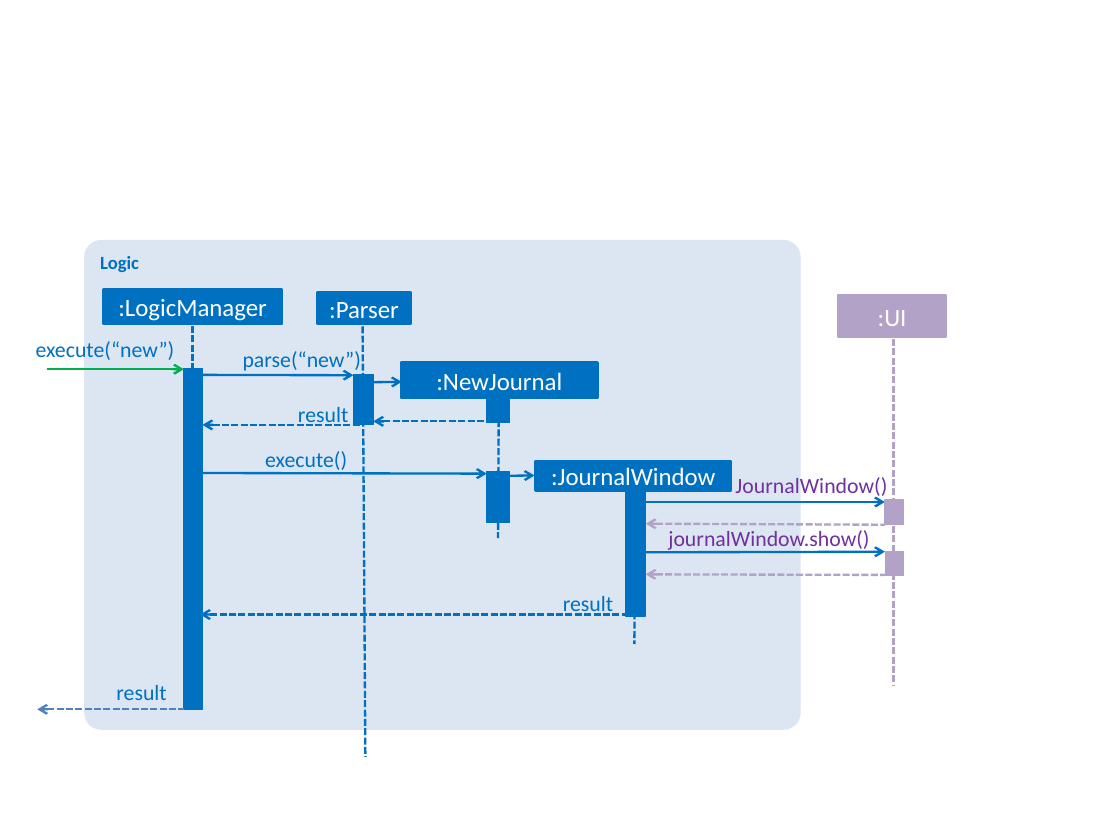
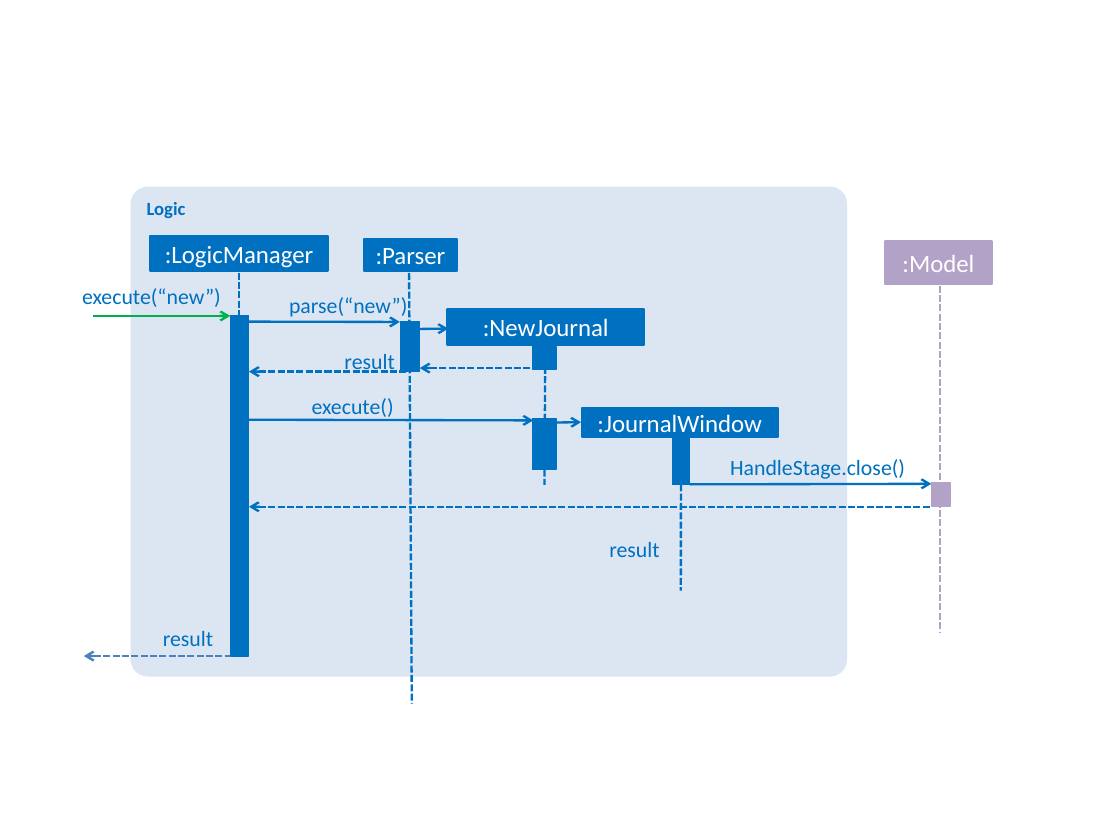
Before and after one commit to traceurgan/main, a slide deck: slide 1 of docs/diagrams/JournalWindowUIComponentSequenceDiagram.pptx. Drawn at 1120x840 pixels with LibreOffice and Linux fonts; fonts in the diff are those of the drawing. Boxes give left, top, right and bottom in pixels: in the first picture for what was removed or moved away, otherwise in the second. Text is boxed around its words. In the diff, an @@ line names an element or a change of style, - is before the commit and + after.

```diff
--- a/docs/diagrams/JournalWindowUIComponentSequenceDiagram.pptx
+++ b/docs/diagrams/JournalWindowUIComponentSequenceDiagram.pptx
@@ 8 rectangles, 7 arrows, 6 texts, 5 lines, 1 rounded rectangle: place and size @@
-8 rectangles, 7 arrows, 6 texts, 5 lines, 1 rounded rectangle at <box>36,240,945,757</box>
+8 rectangles, 7 arrows, 6 texts, 5 lines, 1 rounded rectangle at <box>82,187,992,703</box>
@@ text in rectangle at <box>902,255,974,272</box>: text changed @@
-:UI
+:Model
@@ rectangle: place and size @@
-rectangle at <box>184,368,203,709</box>
+rectangle at <box>231,316,250,656</box>
@@ arrow moved from (203, 424) - (364, 424) to (249, 372) - (410, 372) @@
@@ rectangle: place and size @@
-rectangle at <box>626,491,645,616</box>
+rectangle at <box>672,438,690,485</box>
@@ text added at <box>730,459,905,479</box>, 14 pt, text #0070C0 @@
+HandleStage.close()
@@ text removed at <box>735,477,887,500</box> @@
-JournalWindow()
@@ arrow added from (932, 506) to (249, 506), #0070C0 1.5 pt dashed @@
@@ arrow removed from (644, 502) to (885, 502) @@
@@ arrow moved from (643, 552) - (885, 552) to (690, 484) - (932, 484) @@
@@ rectangle: place and size @@
-rectangle at <box>885,500,904,524</box>
+rectangle at <box>932,483,951,507</box>
@@ arrow removed from (885, 525) to (646, 524) @@
@@ text removed at <box>668,530,869,553</box> @@
-journalWindow.show()
@@ rectangle removed at <box>885,551,904,576</box> @@
@@ arrow removed from (885, 575) to (646, 575) @@
@@ arrow removed from (633, 615) to (200, 615) @@
```
Also in this commit, not shown: 3 other files.
